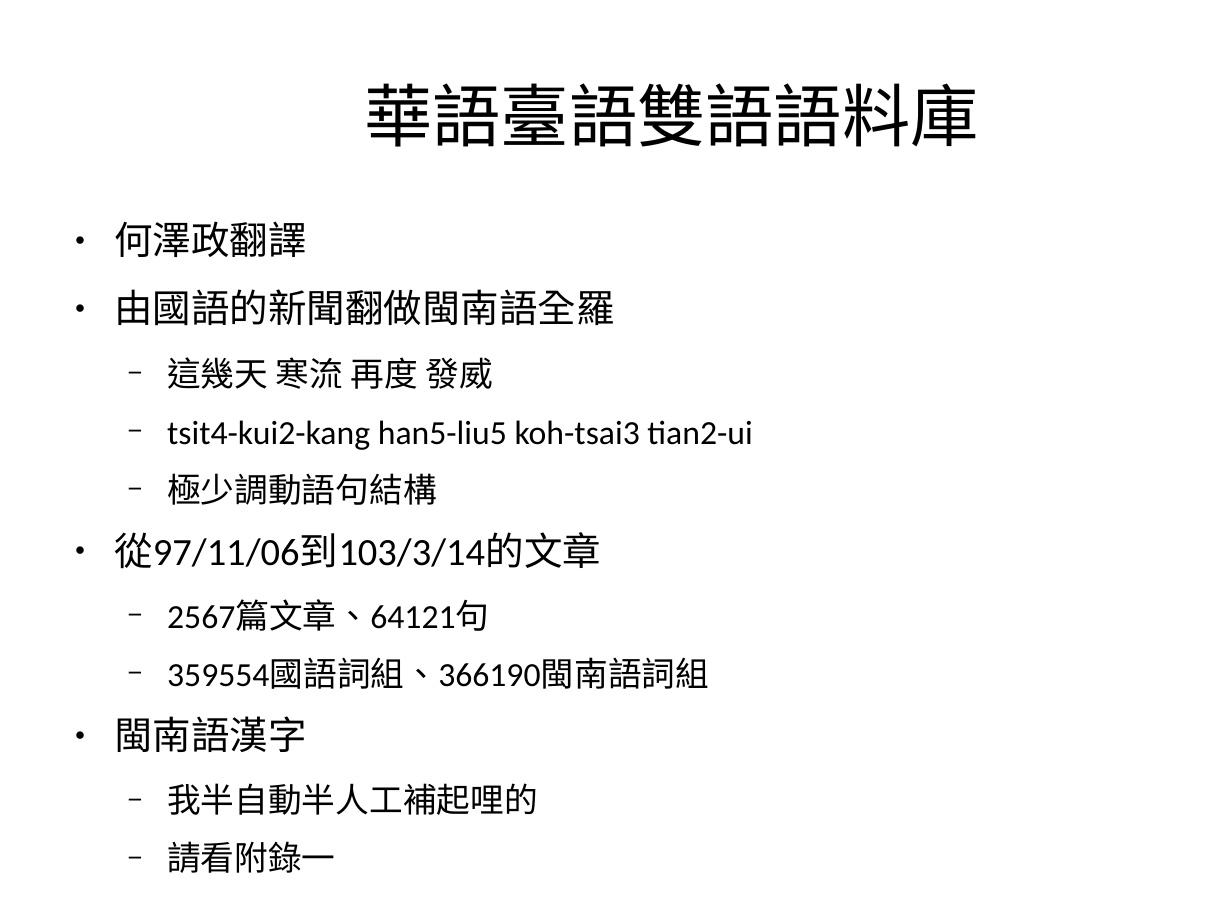
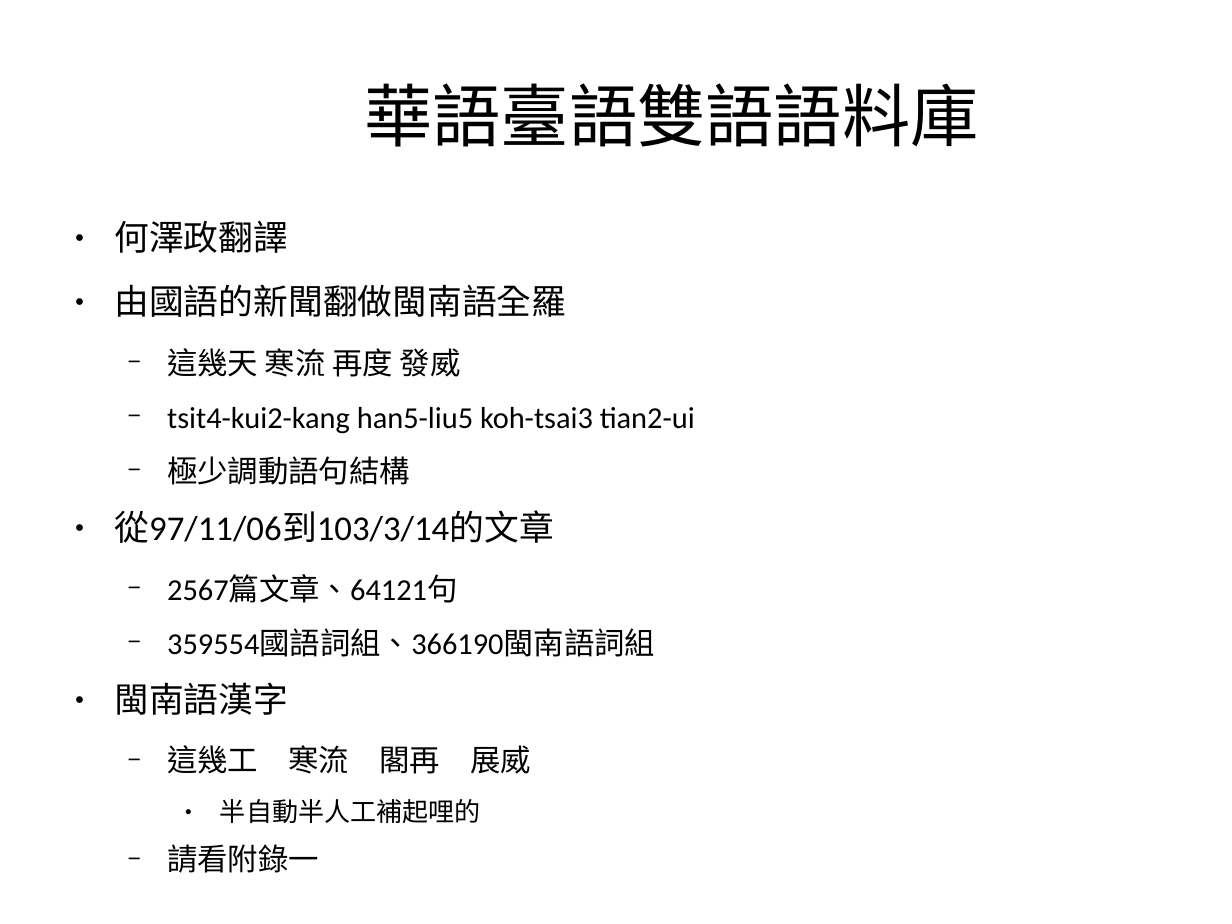
Before and after one commit to sih4sing5hong5/po3-ko3_tau5-iann2-phinn3, a slide deck: slide 5 of 翻譯報告.odp. Drawn at 1232x924 pixels with LibreOffice and Linux fonts; fonts in the diff are those of the drawing. Boxes give left, top, right and bottom in pixels: in the first picture for what was removed or moved away, otherwise in the second. Text is boxed around its words. In the diff, an @@ line names an element or a change of style, - is before the commit and + after.

```diff
--- a/翻譯報告.odp
+++ b/翻譯報告.odp
@@ text at (114,221,695,873): size 24.8 to 22.4 pt in "何澤政翻譯", "由國語的新聞翻做閩南語全羅", "從97/11/06到103/3/14的文章", "閩南語漢字"; size 21.7 to 19.6 pt in "這幾天 寒流 再度 發威", "tsit4-kui2-kang han5-liu5 koh-tsai3 tian2-ui", "極少調動語句結構", "2567篇文章、64121句" and 2 more places @@
@@ text at (167,745,532,823): text changed; size 21.7 to 16.8 pt @@
-  − 我半自動半人工補起哩的
+  − 這幾工 寒流 閣再 展威
+    ● 半自動半人工補起哩的
```
Also in this commit, not shown: 9 other slides changed, 6 slides added, 3 slides removed.
